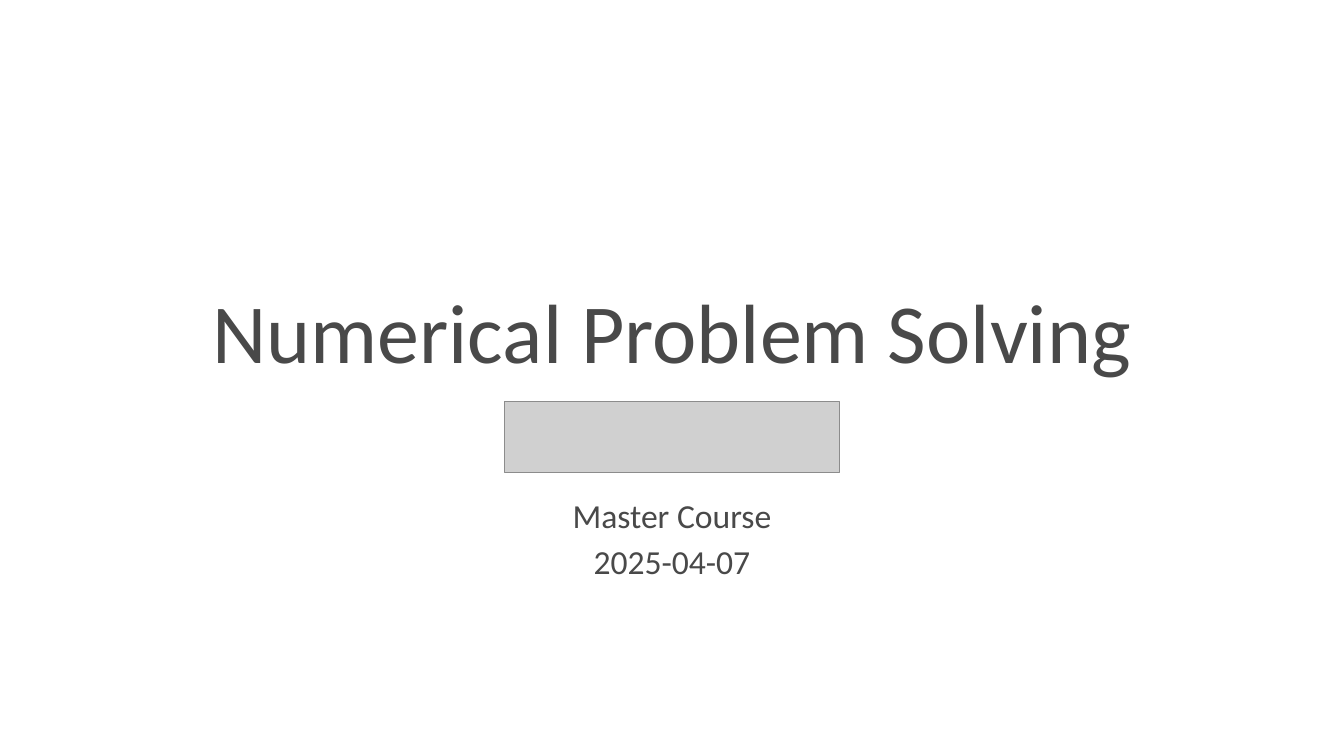
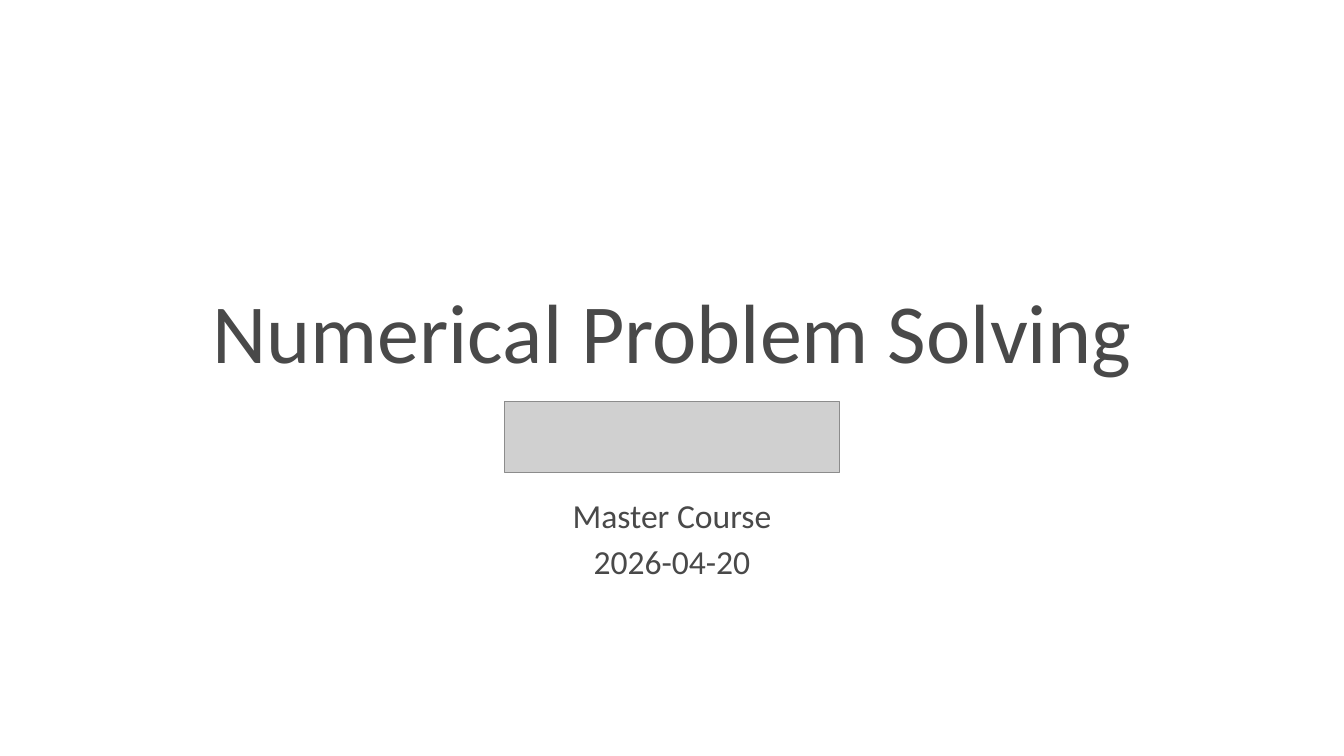
Before and after one commit to IljaTuschy/tespy-znes-course, a slide deck: slide 1 of docs/slides/03_NumericalSolving.pptx. Drawn at 1344x756 pixels with LibreOffice and Linux fonts; fonts in the diff are those of the drawing; grey boxes stand for pictures; background and template pictures are left out. Boxes give left, top, right and bottom in pixels: in the first picture for what was removed or moved away, otherwise in the second. Text is boxed around its words. In the diff, an @@ line names an element or a change of style, - is before the commit and + after.

```diff
--- a/docs/slides/03_NumericalSolving.pptx
+++ b/docs/slides/03_NumericalSolving.pptx
@@ subtitle at [594,551,751,574]: text changed @@
-2025-04-07
+2026-04-20
```
Also in this commit, not shown: 1 other slide changed, 9 other files.
